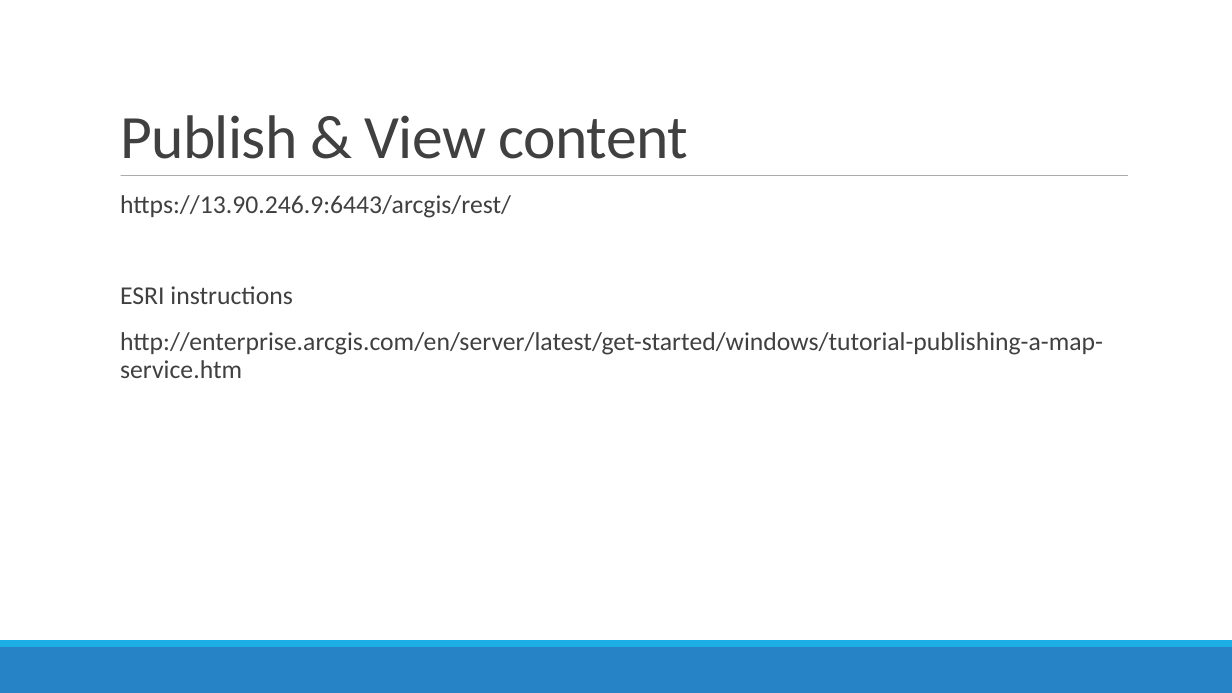
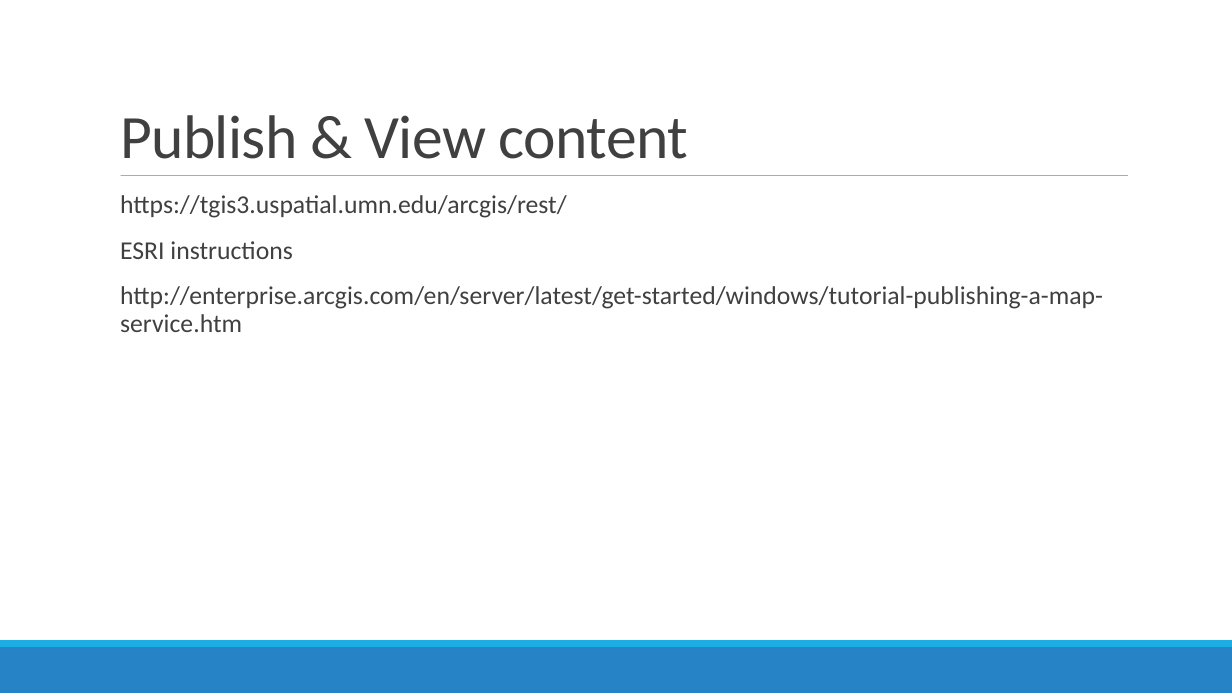
Before and after one commit to MGIS-UMN/GIS5577_week11, a slide deck: slide 20 of Creating_geospatial_services_ArcGIS.odp. Drawn at 1232x693 pixels with LibreOffice and Linux fonts; fonts in the diff are those of the drawing. Boxes give left, top, right and bottom in pixels: in the first picture for what was removed or moved away, otherwise in the second. Text is boxed around its words. In the diff, an @@ line names an element or a change of style, - is before the commit and + after.

```diff
--- a/Creating_geospatial_services_ArcGIS.odp
+++ b/Creating_geospatial_services_ArcGIS.odp
@@ text at [120, 195, 567, 218]: text changed @@
-  https://13.90.246.9:6443/arcgis/rest/
+  https://tgis3.uspatial.umn.edu/arcgis/rest/
```
Also in this commit, not shown: 1 other file.
